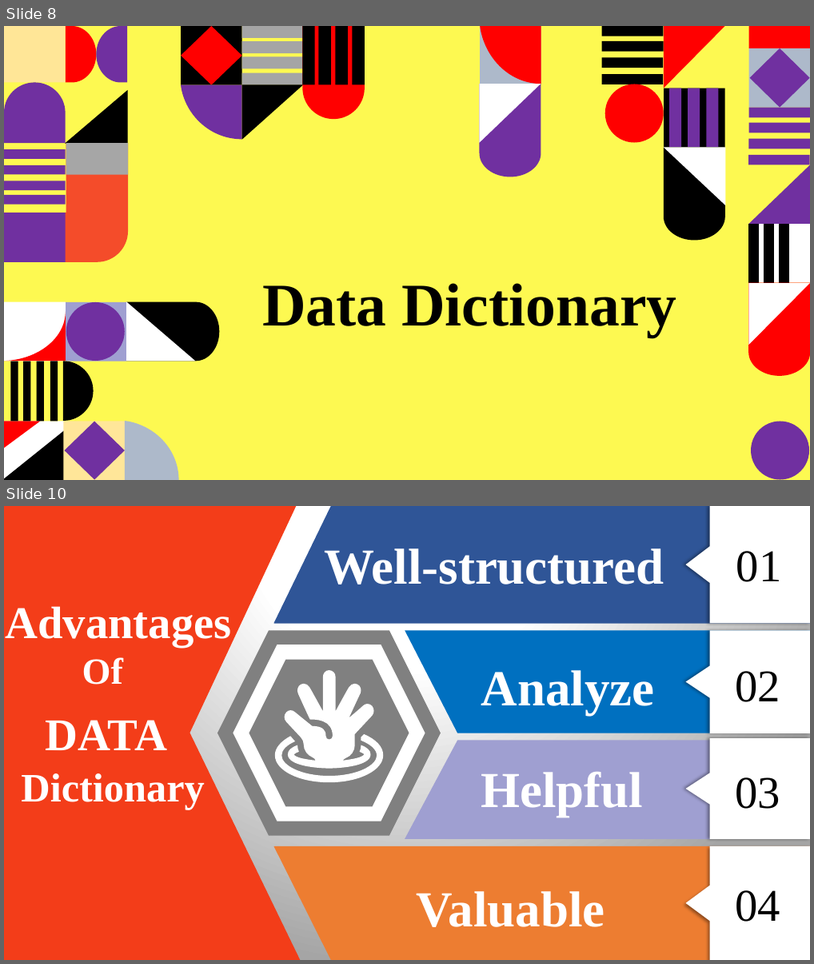
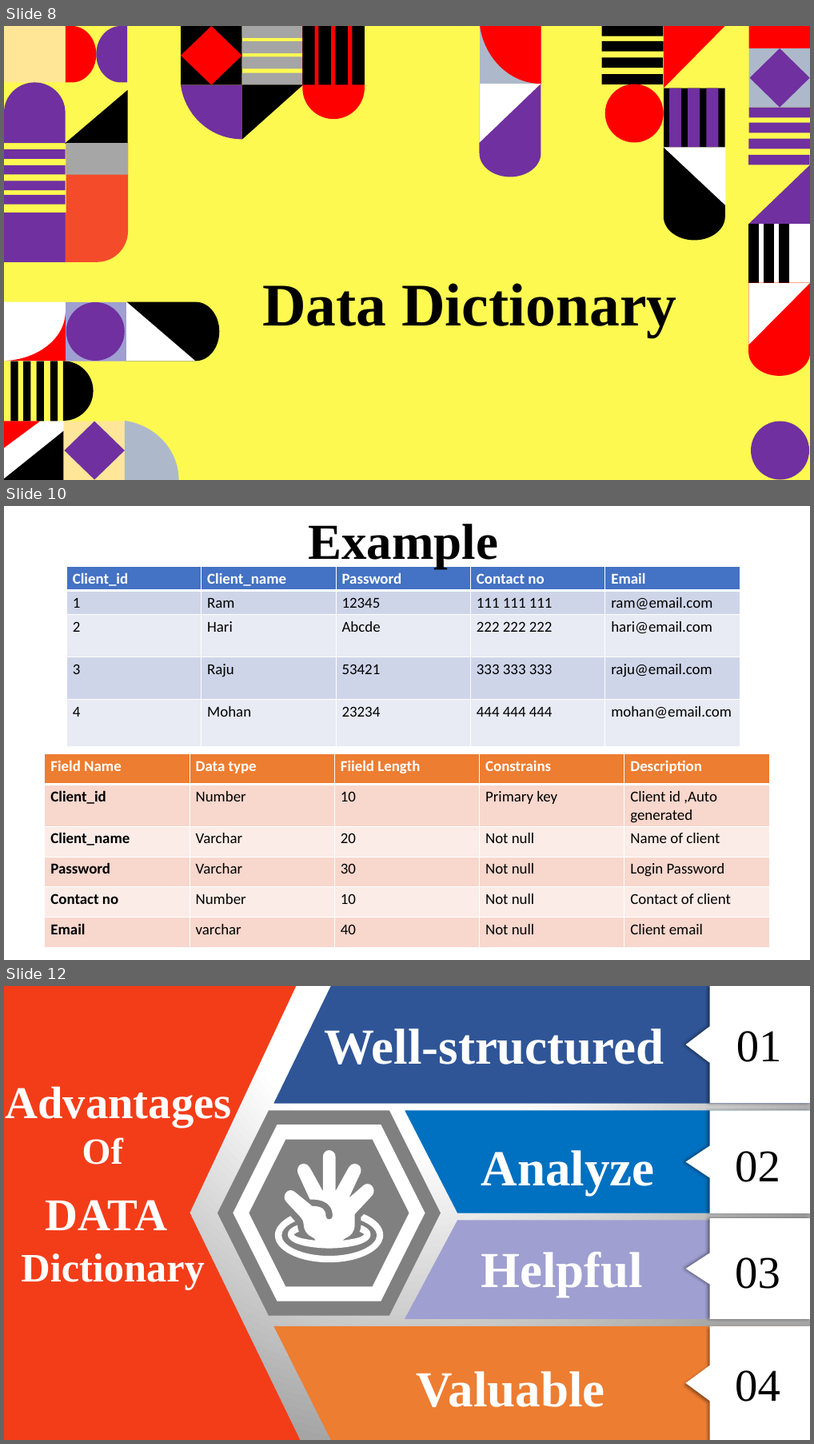
Before and after one commit to tamanghawana0815/SAD-ppt, a slide deck: Presentation.pptx. Shown one above the other, each under a label of ours: slides 8 and 10 before the commit, slides 8, 10 and 12 after it; the slides between them are not shown. The pictures are 814x964 and 814x1444 pixels, drawn with LibreOffice and Linux fonts; fonts in the diff are those of the drawing; background and template pictures are left out. Boxes give left, top, right and bottom in pixels: in the first picture for what was removed or moved away, otherwise in the second. Text is boxed around its words. In the diff, an @@ line names an element or a change of style, - is before the commit and + after.

Commit message:
Updated slide

```diff
--- a/Presentation.pptx
+++ b/Presentation.pptx
@@ slide 10 added at (4, 506, 810, 960), background picture (left out) @@
@@ text added at (308, 524, 498, 569), 60 pt, text #000000, bold @@
+Example
@@ table added at (66, 567, 741, 746), 5 rows, 5 columns @@
+Client_id | Client_name | Password | Contact no | Email
+1 | Ram | 12345 | 111 111 111 | ram@email.com
+2 | Hari | Abcde | 222 222 222 | hari@email.com
+3 | Raju | 53421 | 333 333 333 | raju@email.com
+4 | Mohan | 23234 | 444 444 444 | mohan@email.com
@@ table added at (45, 753, 770, 947), 6 rows, 5 columns @@
+Field Name | Data type | Fiield Length | Constrains | Description
+Client_id | Number | 10 | Primary key | Client id ,Auto generated
+Client_name | Varchar | 20 | Not null | Name of client
+Password | Varchar | 30 | Not null | Login Password
+Contact no | Number | 10 | Not null | Contact of client
+Email | varchar | 40 | Not null | Client email
@@ what was slide 10 is now slide 12 @@
```
Also in this commit, not shown: 2 other slides added, 1 slide removed.
